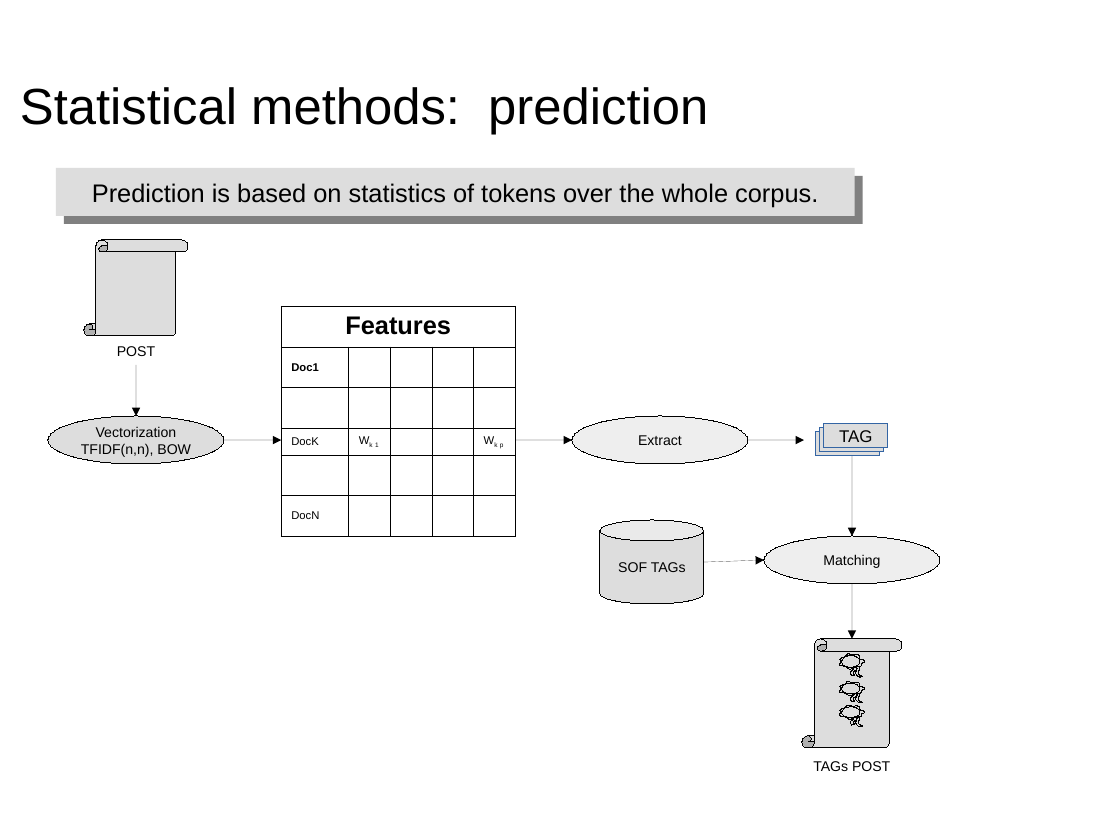
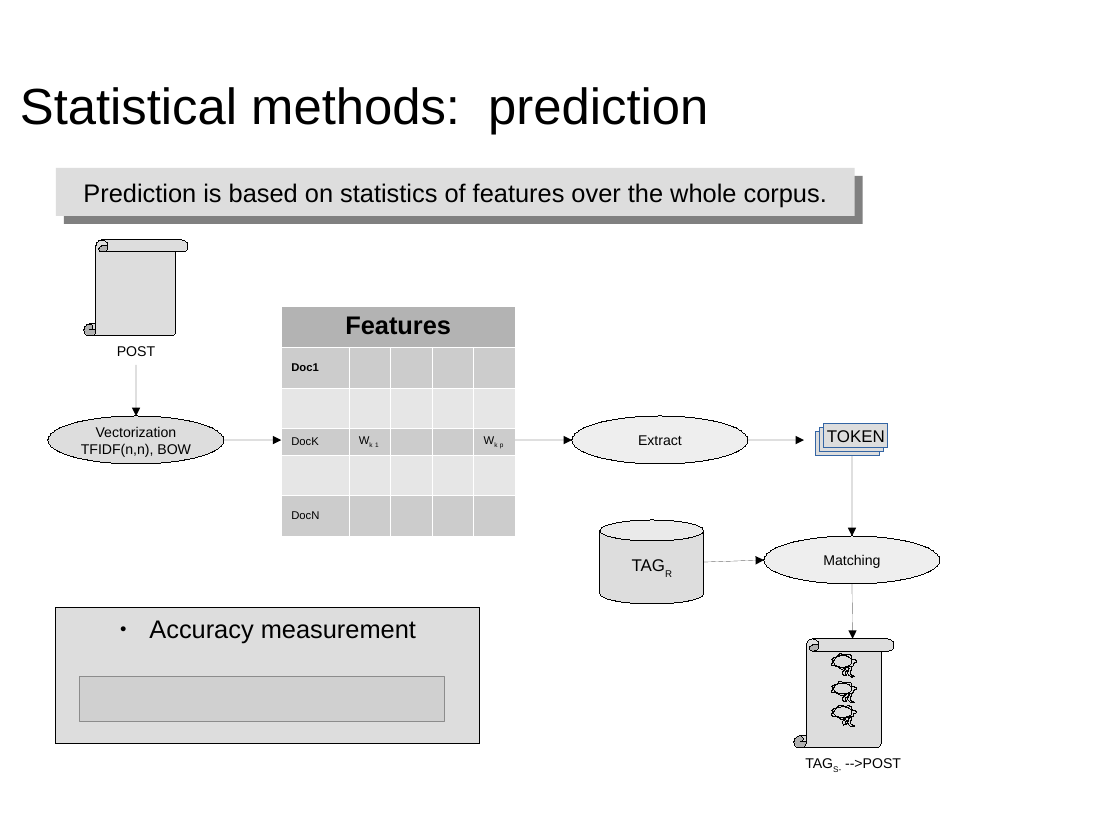
Before and after one commit to dataforcast/OC_Datascientist, a slide deck: slide 20 of P6/report/Openclassrooms_ParcoursDatascientist_P6-V1.odp (slide 15 before the commit). Drawn at 1120x840 pixels with LibreOffice and Linux fonts; fonts in the diff are those of the drawing; grey boxes stand for pictures; background and template pictures are left out. Boxes give left, top, right and bottom in pixels: in the first picture for what was removed or moved away, otherwise in the second. Text is boxed around its words. In the diff, an @@ line names an element or a change of style, - is before the commit and + after.

```diff
--- a/P6/report/Openclassrooms_ParcoursDatascientist_P6-V1.odp
+++ b/P6/report/Openclassrooms_ParcoursDatascientist_P6-V1.odp
@@ text in rectangle at <box>91,183,827,207</box>: text changed @@
-Prediction is based on statistics of tokens over the whole corpus.
+Prediction is based on statistics of features over the whole corpus.
@@ table at <box>282,306,515,526</box> @@
@@ fill none to #B3B3B3 in row 1, column 1 @@
@@ fill none to #CCCCCC in 5 cells @@
@@ borders changed @@
@@ text in rectangle at <box>827,430,885,442</box>: text changed @@
-TAG
+TOKEN
@@ text in cylinder at <box>618,562,686,572</box>: text changed; size 10 to 12 pt @@
-SOF TAGs
+TAGR
@@ rectangle added at <box>56,608,480,744</box>, fill #DDDDDD, outline #000000 0 pt, 18 pt, text #000000 @@
+● Accuracy measurement
@@ picture added at <box>80,676,445,722</box> @@
@@ 3 freeform shapes, 1 vertical scroll: place and size @@
-3 freeform shapes, 1 vertical scroll at <box>802,639,901,749</box>
+3 freeform shapes, 1 vertical scroll at <box>794,639,893,749</box>
@@ text at <box>845,758,901,768</box>: text changed @@
-TAGs POST
+TAGS- -->POST
```
Also in this commit, not shown: 18 other slides changed, 8 slides added, 3 slides removed, 9 other files.
